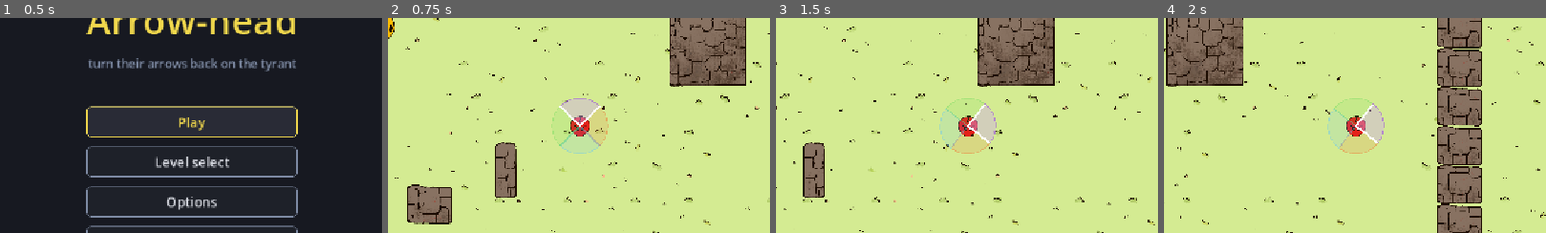
Above: before the commit, frames 1-4 (left to right).
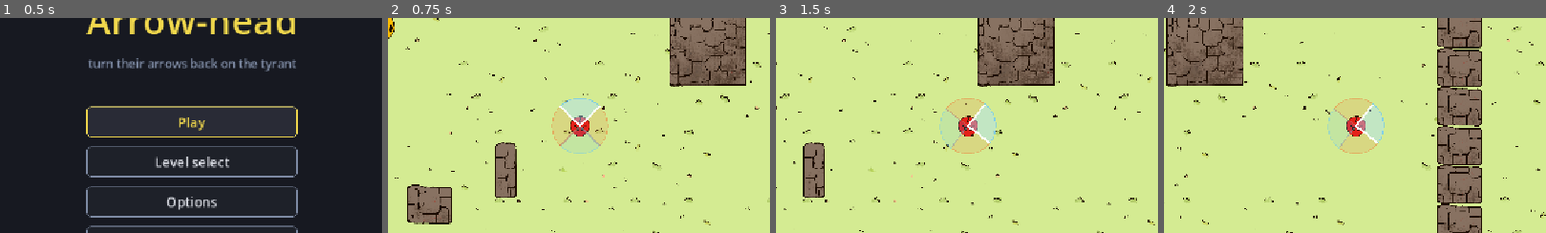
Above: after the commit, the same moments.

Repository: CasualShrub/arrow-head
Game: Godot game, scene res://scenes/ui/main_menu.tscn
Same seed, same stepped clock (60 frames per second), same inputs: the game is played once before the commit and once after it.
Inputs (mouse positions are % of the whole screen's width and height, from its top left):
- Up to frame 1 (0.5 s): no input
- Up to frame 2 (0.75 s): click "Play" at 0.5 s
- Up to frame 3 (1.5 s): tap Enter at 1.25 s; move the mouse to (72, 45) at 1.27 s; hold D (move_right) from 1.28 s (still down); hold Space (fire) from 1.28 s (still down); click (72, 45) at 1.42 s
- Up to frame 4 (2 s): keep holding D (move_right); keep holding Space (fire)
The pictures show only the part of the screen within x 25-75%, y 25-75%; the shares and areas given below are measured in that part.

Frame 1 is identical in both runs. In frame 2, 0.2% of the frame differs, in the area x 42-56%, y 37-60%; in frame 3, 0.1%; in frame 4, 0.1%.

Commit message:
trim special arrows to 2 (incendiary + frost); sectors alternate red/blue
team scope: keep only the first two kinds. sectors now [incendiary, frost, incendiary,
frost] so they alternate red/blue. removed enervate/drain kinds, their effects (disarm,
drain) and the two extra arrow scenes. full 4-kind version kept on local branch
backup/special-arrows-4 (not pushed).

Diff:
--- a/scenes/arrow_drain.tscn
+++ /dev/null
@@ -1,6 +0,0 @@
-[gd_scene load_steps=2 format=3]
-
-[ext_resource type="PackedScene" uid="uid://bxgfy1nvmlb7v" path="res://scenes/arrow.tscn" id="1_base"]
-
-[node name="Arrow" instance=ExtResource("1_base")]
-kind = 4
--- a/scenes/arrow_enervate.tscn
+++ /dev/null
@@ -1,6 +0,0 @@
-[gd_scene load_steps=2 format=3]
-
-[ext_resource type="PackedScene" uid="uid://bxgfy1nvmlb7v" path="res://scenes/arrow.tscn" id="1_base"]
-
-[node name="Arrow" instance=ExtResource("1_base")]
-kind = 3
--- a/scripts/arrow.gd
+++ b/scripts/arrow.gd
@@ -2,14 +2,12 @@
 class_name Arrow
 
 enum Team { ENEMY, PLAYER }
-enum Kind { NORMAL, INCENDIARY, FROST, ENERVATE, DRAIN }
+enum Kind { NORMAL, INCENDIARY, FROST }
 
 const KIND_COLORS := {
 	Kind.NORMAL: Color(1, 1, 1, 1),
 	Kind.INCENDIARY: Color(0.95, 0.35, 0.12, 1),
 	Kind.FROST: Color(0.35, 0.75, 1.0, 1),
-	Kind.ENERVATE: Color(0.4, 0.85, 0.35, 1),
-	Kind.DRAIN: Color(0.62, 0.35, 0.85, 1),
 }
 
 const _MASK_PLAYER := 1 << 0
--- a/scripts/player.gd
+++ b/scripts/player.gd
@@ -31,13 +31,12 @@
 @export var sector_kinds: Array[int] = [
 	Arrow.Kind.INCENDIARY,
 	Arrow.Kind.FROST,
-	Arrow.Kind.ENERVATE,
-	Arrow.Kind.DRAIN,
+	Arrow.Kind.INCENDIARY,
+	Arrow.Kind.FROST,
 ]
 @export_group("status_effects")
 @export var burn_duration := 2.5
 @export var freeze_duration := 2.0
-@export var disarm_duration := 2.0
 @export var burn_spin_speed := 9.0
 @export var burn_drift_speed := 120.0
 
@@ -55,7 +54,6 @@
 var _eyes_hit_showing := false
 var _burn_time := 0.0
 var _freeze_time := 0.0
-var _disarm_time := 0.0
 var _burn_drift := Vector2.ZERO
 
 @onready var _eyes: Sprite2D = %Eyes
@@ -199,7 +197,6 @@
 
 # swing toward the mouse: weaponize the arrow stuck in the aimed sector, then clear it
 func melee() -> void:
-	if is_disarmed(): return
 	if not _melee_ready: return
 	var sector := get_sector(_facing)
 	var embedded := get_embedded(sector)
@@ -239,7 +236,6 @@
 # status effects from mis-caught special arrows
 func is_burning() -> bool: return _burn_time > 0.0
 func is_frozen() -> bool: return _freeze_time > 0.0
-func is_disarmed() -> bool: return _disarm_time > 0.0
 
 func _apply_debuff(kind: int) -> void:
 	match kind:
@@ -248,10 +244,6 @@
 			_burn_drift = Vector2.RIGHT.rotated(randf() * TAU)
 		Arrow.Kind.FROST:
 			_freeze_time = freeze_duration
-		Arrow.Kind.ENERVATE:
-			_disarm_time = disarm_duration
-		Arrow.Kind.DRAIN:
-			_apply_drain()
 
 func _burn_spin(delta: float) -> void:
 	if _facing == Vector2.ZERO:
@@ -266,21 +258,6 @@
 		%Sprite.modulate = Color(0.6, 0.85, 1)
 	else:
 		%Sprite.modulate = Color.WHITE
-
-# drain one held arrow (a stuck sector arrow first, then the pool); none held = death
-func _apply_drain() -> void:
-	for s in _sectors.size():
-		var em := _sectors[s]
-		if em:
-			_consume(em)
-			return
-	while not _ammo.is_empty():
-		var a: Arrow = _ammo.pop_back()
-		if is_instance_valid(a):
-			a.queue_free()
-			ammo_changed.emit(_ammo.size())
-			return
-	die()
 
 # a full set of 4 gets pulled out of the sectors into a shoot-back pool, but only while the
 # pool is empty — you must spend the current batch before the next one loads
@@ -304,7 +281,6 @@
 
 # right-click: fling one stored arrow back toward the mouse as a player-team projectile
 func shoot() -> void:
-	if is_disarmed(): return
 	if not _shoot_ready:
 		return
 	while not _ammo.is_empty() and not is_instance_valid(_ammo[-1]):
@@ -330,7 +306,6 @@
 	_dead = true
 	_burn_time = 0.0
 	_freeze_time = 0.0
-	_disarm_time = 0.0
 	%Sprite.modulate = Color.WHITE
 	print("You died!")
 	clear_embedded()
@@ -349,7 +324,6 @@
 	if Engine.is_editor_hint(): return
 	if _dead: return
 	if _freeze_time > 0.0: _freeze_time -= delta
-	if _disarm_time > 0.0: _disarm_time -= delta
 	if _burn_time > 0.0:
 		_burn_time -= delta
 		_burn_spin(delta)
